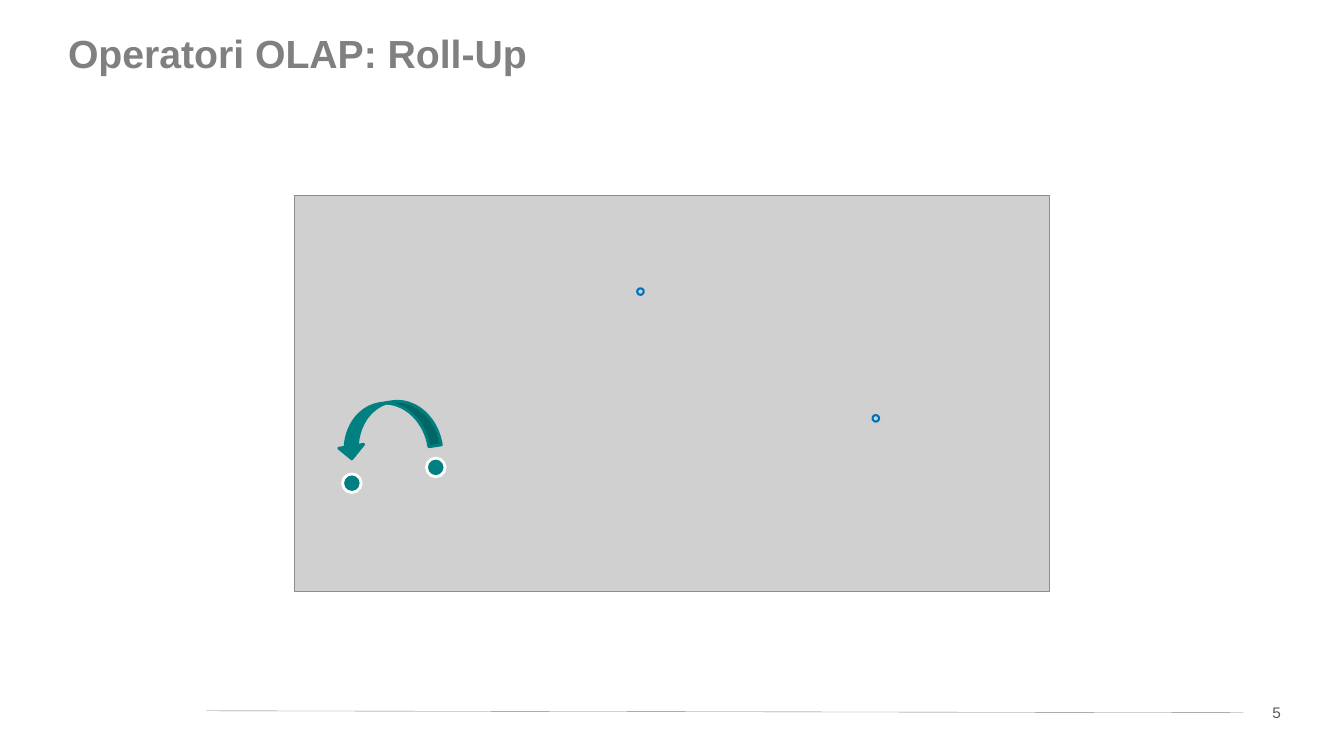
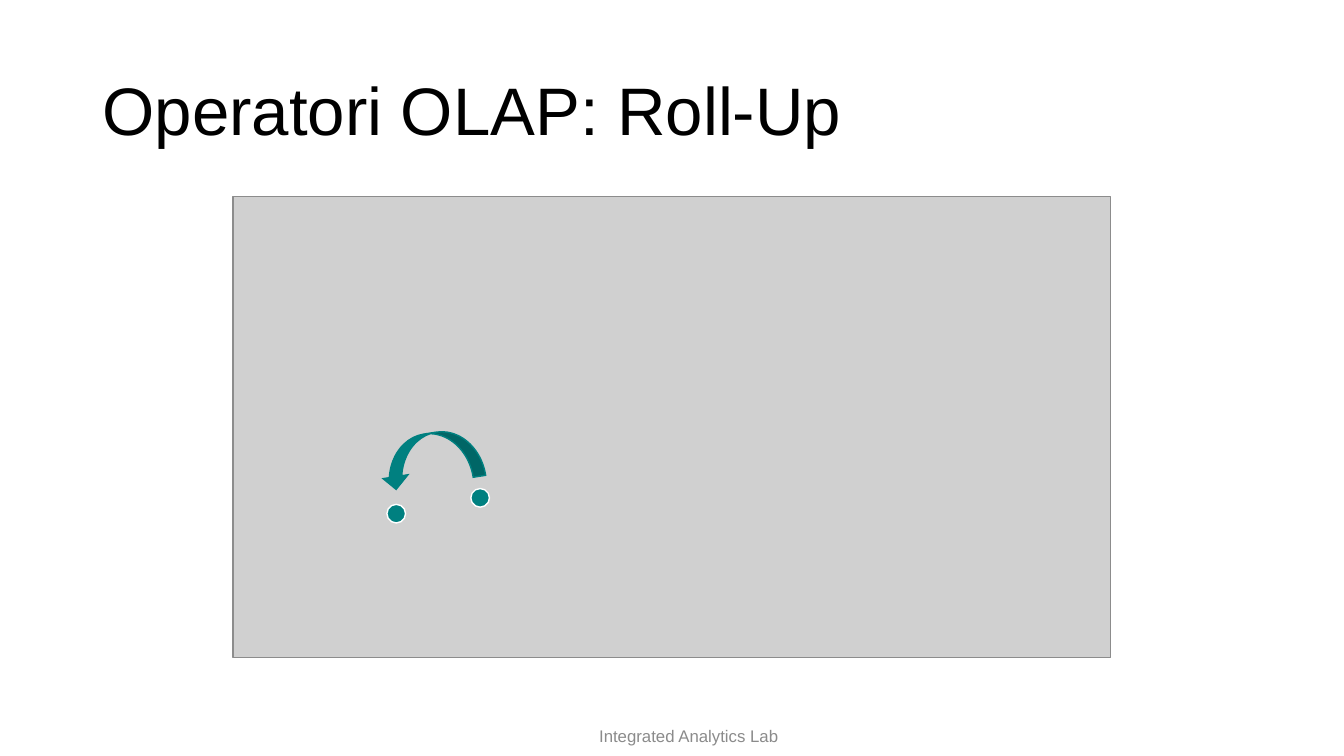
Before and after one commit to w4bo/teaching-handsondatapipelines, a slide deck: slide 4 of 04-OLAPandVisualization/slides.pptx (slide 5 before the commit). Drawn at 1344x756 pixels with LibreOffice and Linux fonts; fonts in the diff are those of the drawing; grey boxes stand for pictures; background and template pictures are left out. Boxes give left, top, right and bottom in pixels: in the first picture for what was removed or moved away, otherwise in the second. Text is boxed around its words. In the diff, an @@ line names an element or a change of style, - is before the commit and + after.

```diff
--- a/04-OLAPandVisualization/slides.pptx
+++ b/04-OLAPandVisualization/slides.pptx
@@ title "Operatori OLAP: Roll-Up": place and size @@
-title "Operatori OLAP: Roll-Up" at box(68, 39, 527, 76)
+title "Operatori OLAP: Roll-Up" at box(102, 86, 841, 147)
@@ title "Operatori OLAP: Roll-Up" at box(102, 86, 841, 147): size 28 to 48 pt, text colour #808080 to #000000, bold off; vertical alignment top to middle @@
@@ picture: place and size @@
-picture at box(294, 196, 1049, 592)
+picture at box(233, 197, 1111, 657)
@@ ellipse removed at box(637, 288, 643, 294) @@
@@ ellipse removed at box(873, 415, 879, 421) @@
@@ 2 ellipses, 1 curved right arrow: place and size @@
-2 ellipses, 1 curved right arrow at box(331, 395, 445, 492)
+2 ellipses, 1 curved right arrow at box(376, 426, 489, 522)
@@ curved right arrow at box(376, 426, 485, 492): outline #008080 2 pt to #008080 1 pt @@
@@ ellipse at box(387, 504, 405, 522): outline #FFFFFF 2 pt to #FFFFFF 1 pt @@
@@ ellipse at box(471, 489, 489, 507): outline #FFFFFF 2 pt to #FFFFFF 1 pt @@
@@ line removed from (207, 711) to (1244, 713) @@
@@ page number removed at box(1272, 707, 1281, 718) @@
-5
@@ text added at box(599, 730, 778, 746), 12 pt, text #8C8C8C @@
+Integrated Analytics Lab
```
Also in this commit, not shown: 49 other slides changed, 1 slide added, 10 slides removed, 4 other files.
